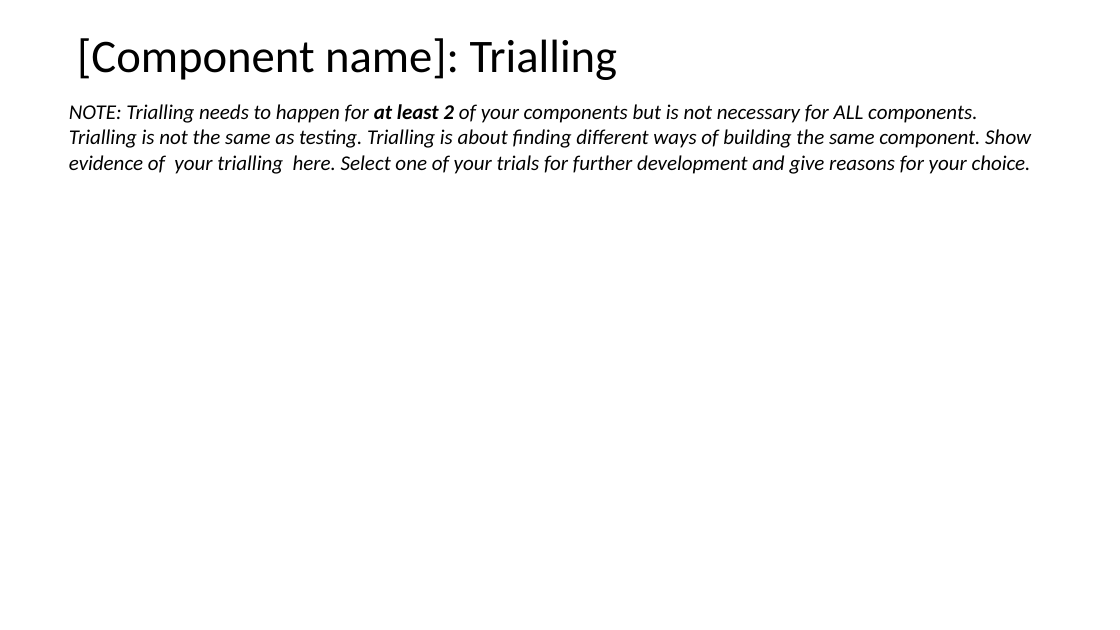
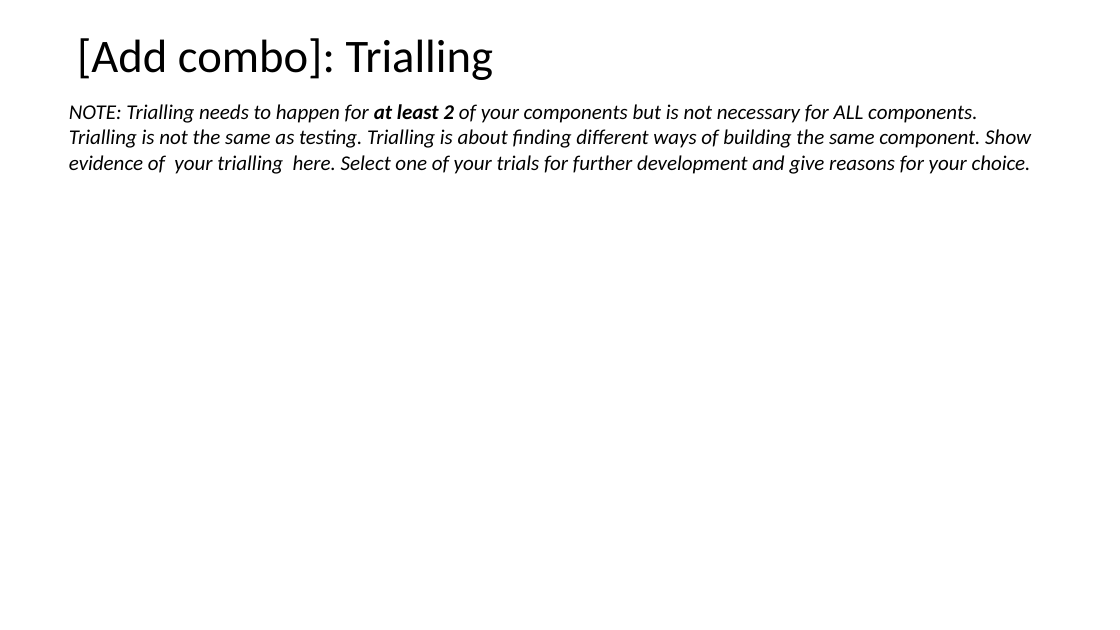
Before and after one commit to mgsthomasxu/pre-assessment, a slide deck: slide 7 of 2.7 and 2.8 Documentation Template .pptx. Drawn at 1120x630 pixels with LibreOffice and Linux fonts; fonts in the diff are those of the drawing. Boxes give left, top, right and bottom in pixels: in the first picture for what was removed or moved away, otherwise in the second. Text is boxed around its words. In the diff, an @@ line names an element or a change of style, - is before the commit and + after.

```diff
--- a/2.7 and 2.8 Documentation Template .pptx
+++ b/2.7 and 2.8 Documentation Template .pptx
@@ title at <box>77,38,493,80</box>: text changed @@
-[Component name]: Trialling
+[Add combo]: Trialling
```
Also in this commit, not shown: 4 other slides changed, 1 slide added, 1 slide removed.
